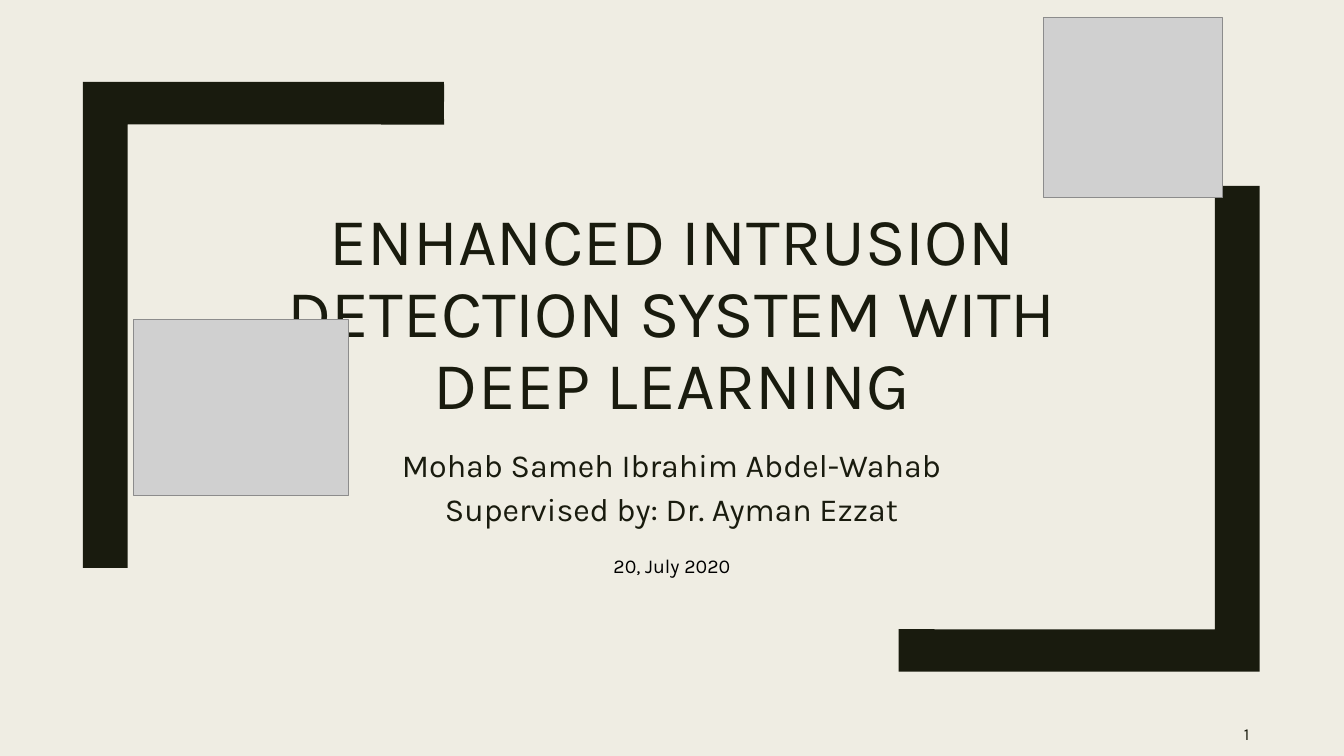
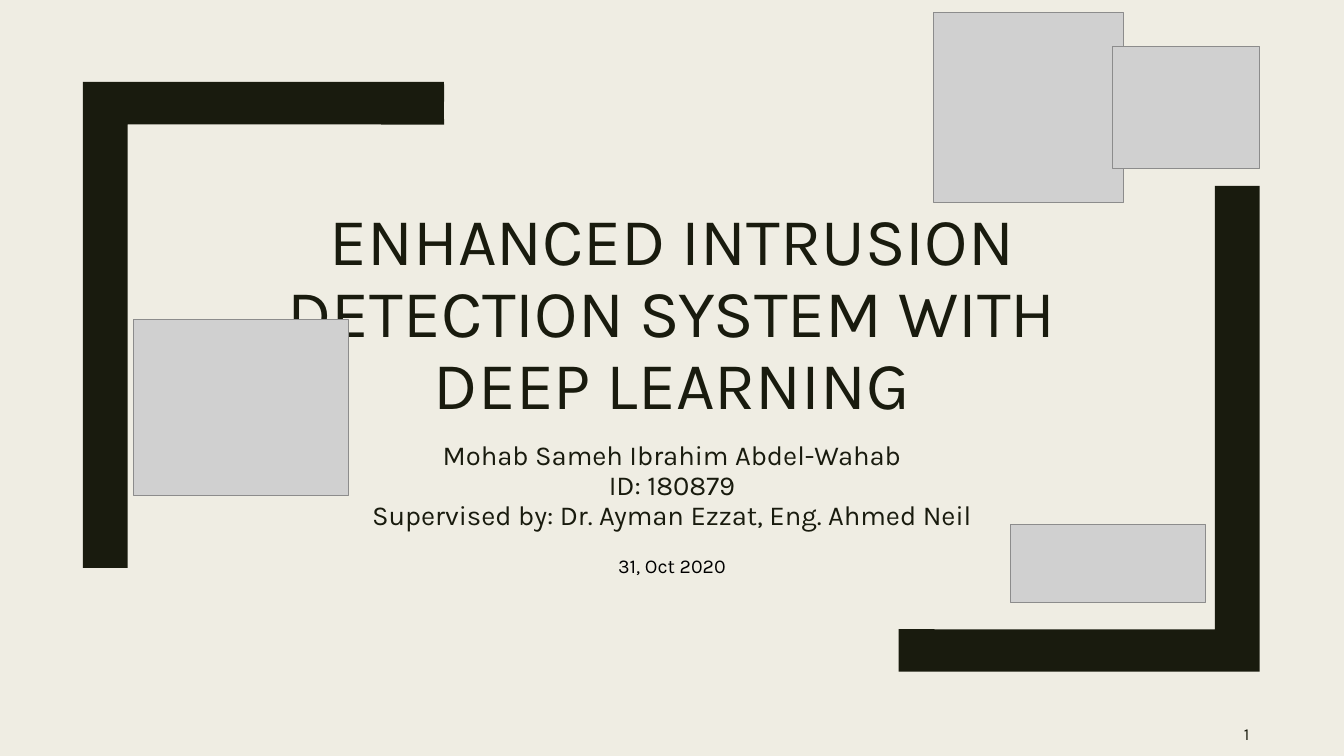
Before and after one commit to mohab-sameh/Anomaly-Based-IDS-Workbench, a slide deck: slide 1 of Presentations/Enhanced intrusion detection system with deep learning.pptx. Drawn at 1344x756 pixels with LibreOffice and Linux fonts; fonts in the diff are those of the drawing; grey boxes stand for pictures. Boxes give left, top, right and bottom in pixels: in the first picture for what was removed or moved away, otherwise in the second. Text is boxed around its words. In the diff, an @@ line names an element or a change of style, - is before the commit and + after.

```diff
--- a/Presentations/Enhanced intrusion detection system with deep learning.pptx
+++ b/Presentations/Enhanced intrusion detection system with deep learning.pptx
@@ picture: place and size @@
-picture at [1044, 18, 1223, 198]
+picture at [934, 12, 1124, 203]
@@ picture added at [1113, 46, 1260, 169] @@
@@ subtitle at [443, 446, 901, 466]: size 23 to 19.6 pt in "Mohab Sameh Ibrahim Abdel-Wahab"; line spacing 1.12 to 0.92 @@
@@ subtitle at [372, 477, 972, 532]: text changed; size 23 to 19.6 pt @@
-Supervised by: Dr. Ayman Ezzat
+ID: 180879
+Supervised by: Dr. Ayman Ezzat, Eng. Ahmed Neil
@@ picture added at [1010, 524, 1206, 603] @@
@@ text at [618, 560, 726, 575]: text changed @@
-20, July 2020
+31, Oct 2020
```
Also in this commit, not shown: 10 other slides changed, 4 slides added, 4 other files.
